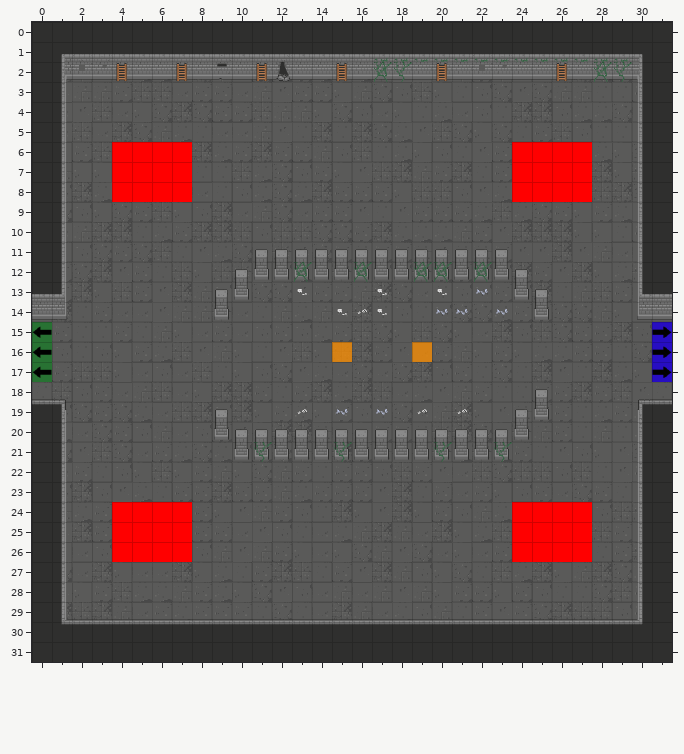
Two states of a Tiled map, GrupaTNT/Assets/Resources/RoomData/ROOM_2_WE_1.tmx. Above, as it was before the edit.
Cells are 32x32 px. Shown: x 0..31, y 0..31.
The same view after the edit:
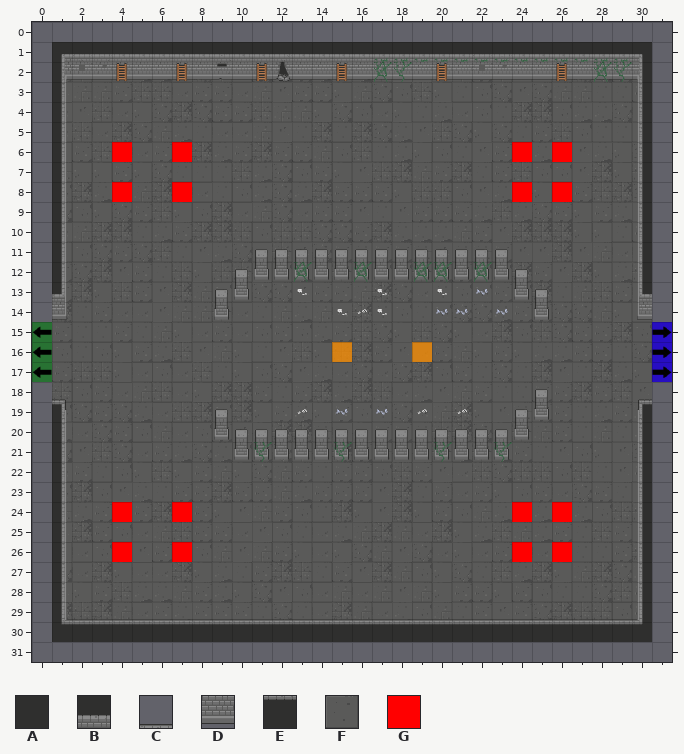
Key: from "Dungeon_Tileset_2": A 17, B 33, C 36, D 49, E 52, F 88; from "flags": G 8.
_ is an empty cell.
What changed:
Layer "Floor":
The tile that lay hidden is gone in row 0 at x 14 to 18; in row 31 at x 14 to 18.
Tile F is gone in row 14 at x 0 and 31; in row 18 at x 0 and 31.
Layer "Walls":
Tile A is gone in row 0 at x 0 to 31; in rows 1 to 12 at x 0 and 31; in rows 20 to 30 at x 0 and 31; in row 31 at x 0 to 31.
Tile B is gone in row 13 at x 0 and 31.
Tile C is gone in row 18 at x 0 and 31.
Tile D is gone in row 14 at x 0 and 31.
Tile E is gone in row 19 at x 0 and 31.
Layer "Flags":
Tile G is gone in row 6 at x 5 to 6, 25 and 27; in row 7 at x 4 to 7 and 24 to 27; in row 8 at x 5 to 6, 25 and 27; in row 24 at x 5 to 6, 25 and 27; in row 25 at x 4 to 7 and 24 to 27; in row 26 at x 5 to 6, 25 and 27.
Boxes around the changes in both pictures, in picture pixels (x1, y1, x2, y2):
removed: (32, 22, 672, 322)
removed: (32, 382, 672, 662)
